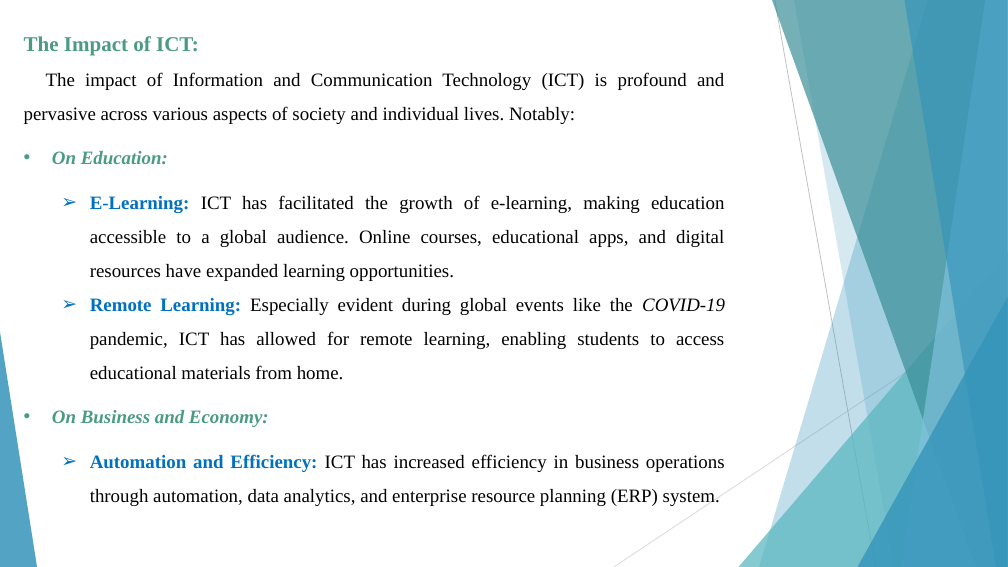
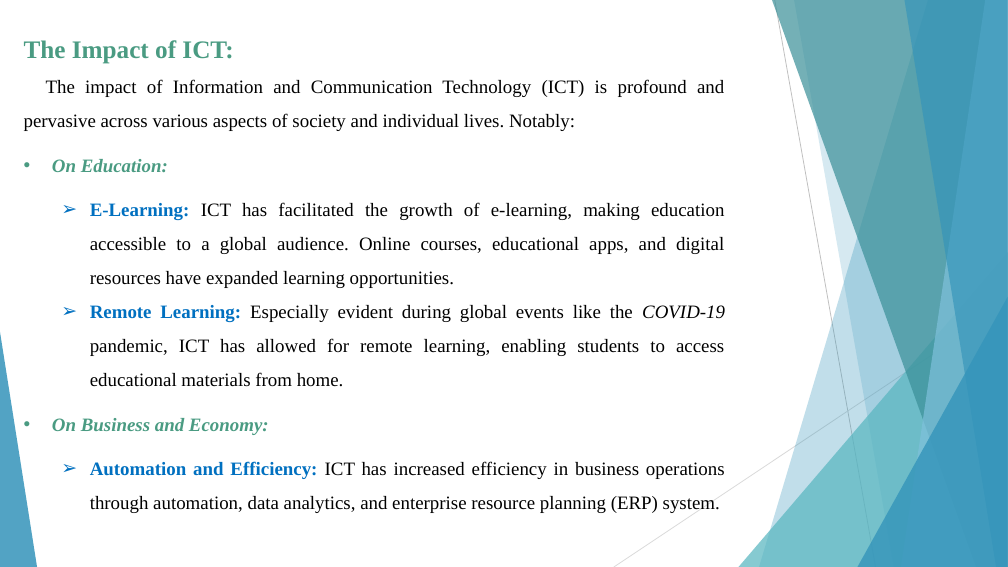
Before and after one commit to kamiri-lilia/projet-final, a slide deck: slide 8 of TIC_PP.pptx. Drawn at 1008x567 pixels with LibreOffice and Linux fonts; fonts in the diff are those of the drawing. Boxes give left, top, right and bottom in pixels: in the first picture for what was removed or moved away, otherwise in the second. Text is boxed around its words. In the diff, an @@ line names an element or a change of style, - is before the commit and + after.

```diff
--- a/TIC_PP.pptx
+++ b/TIC_PP.pptx
@@ text at (x1=24, y1=40, x2=233, y2=64): size 20 to 24 pt in "The Impact of ICT:" @@
```
Also in this commit, not shown: 2 other slides changed.
